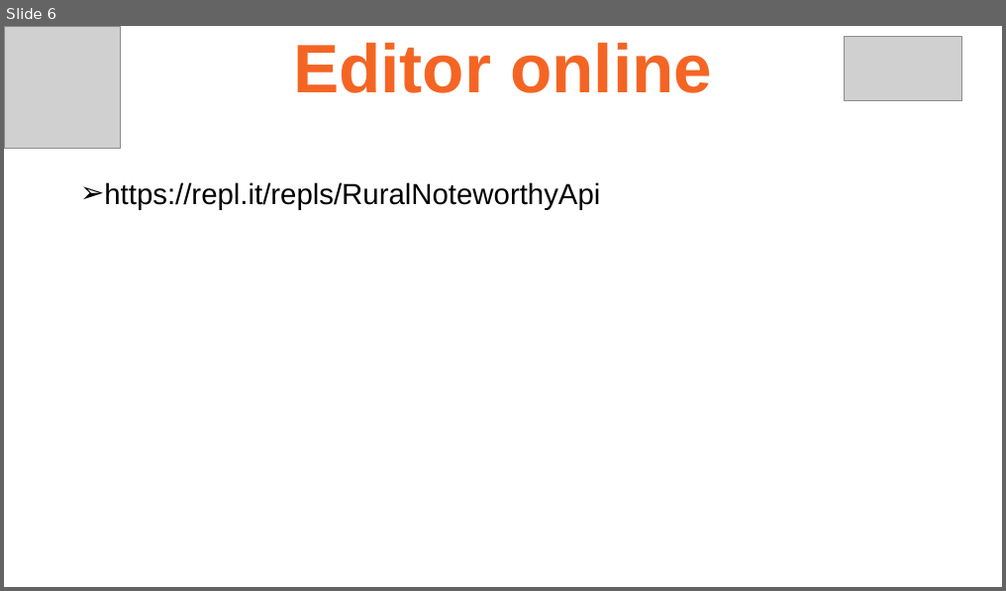
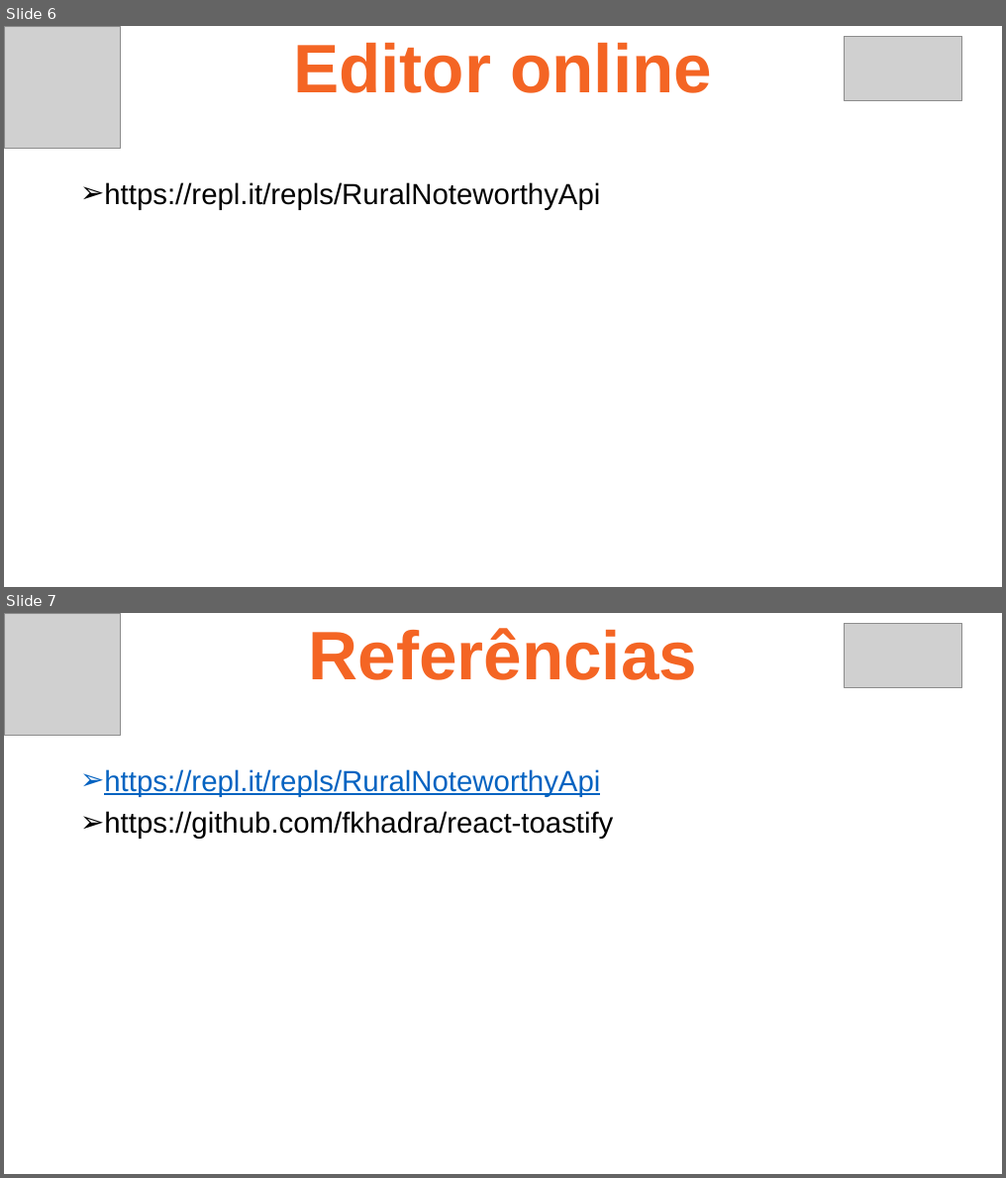
Before and after one commit to ruan4f/Treinamento_Node_React, a slide deck: material/ReactAula2.pptx. Shown one above the other, each under a label of ours: slide 6 before the commit, slides 6 and 7 after it. The pictures are 1006x591 and 1006x1178 pixels, drawn with LibreOffice and Linux fonts; fonts in the diff are those of the drawing; grey boxes stand for pictures. Boxes give left, top, right and bottom in pixels: in the first picture for what was removed or moved away, otherwise in the second. Text is boxed around its words. In the diff, an @@ line names an element or a change of style, - is before the commit and + after.

Commit message:
Update the material

```diff
--- a/material/ReactAula2.pptx
+++ b/material/ReactAula2.pptx
@@ slide 7 added at (4, 613, 1002, 1174), background #FFFFFF @@
@@ picture added at (4, 613, 120, 736) @@
@@ text added at (309, 628, 698, 680), 66 pt, text #F46524, bold @@
+Referências
@@ picture added at (844, 623, 962, 687) @@
@@ text added at (104, 769, 613, 839), 28 pt, text #000000 @@
+➢ https://repl.it/repls/RuralNoteworthyApi
+➢ https://github.com/fkhadra/react-toastify
```
